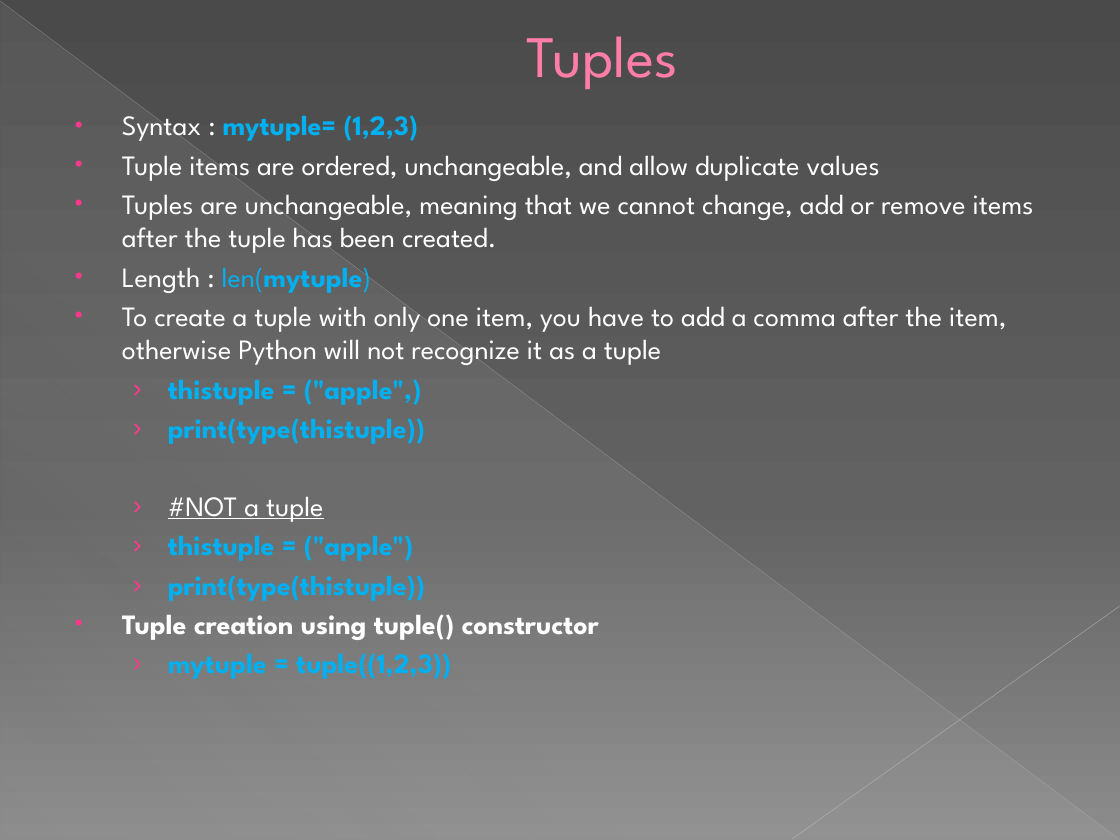
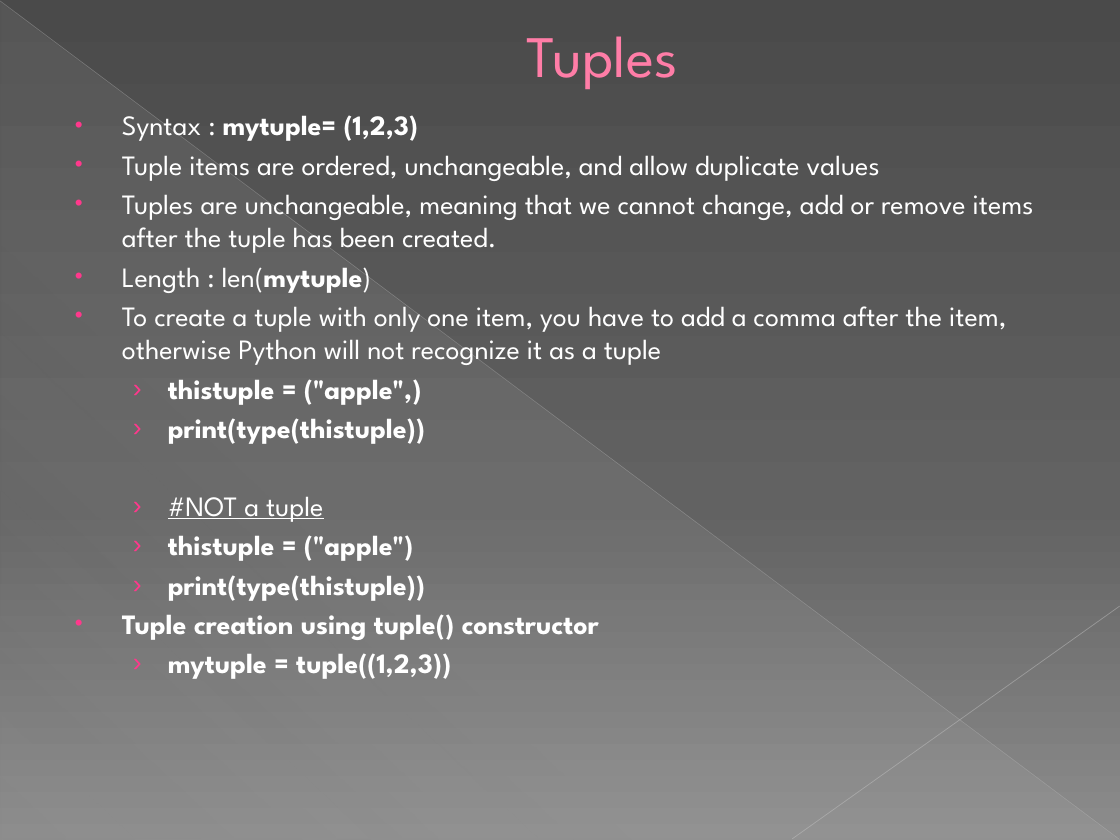
Before and after one commit to AsipiRavi2/pythonforbeginners, a slide deck: slide 10 of module3/Module3.pptx. Drawn at 1120x840 pixels with LibreOffice and Linux fonts; fonts in the diff are those of the drawing. Boxes give left, top, right and bottom in pixels: in the first picture for what was removed or moved away, otherwise in the second. Text is boxed around its words. In the diff, an @@ line names an element or a change of style, - is before the commit and + after.

```diff
--- a/module3/Module3.pptx
+++ b/module3/Module3.pptx
@@ text at <box>122,115,451,679</box>: text colour #00B0F0 to #FFFFFF in "mytuple= (1,2,3)", "len(mytuple)", "thistuple = ("apple",)", "print(type(thistuple))" and 3 more places @@
```
Also in this commit, not shown: 3 other slides changed, 9 slides added, 2 other files.
